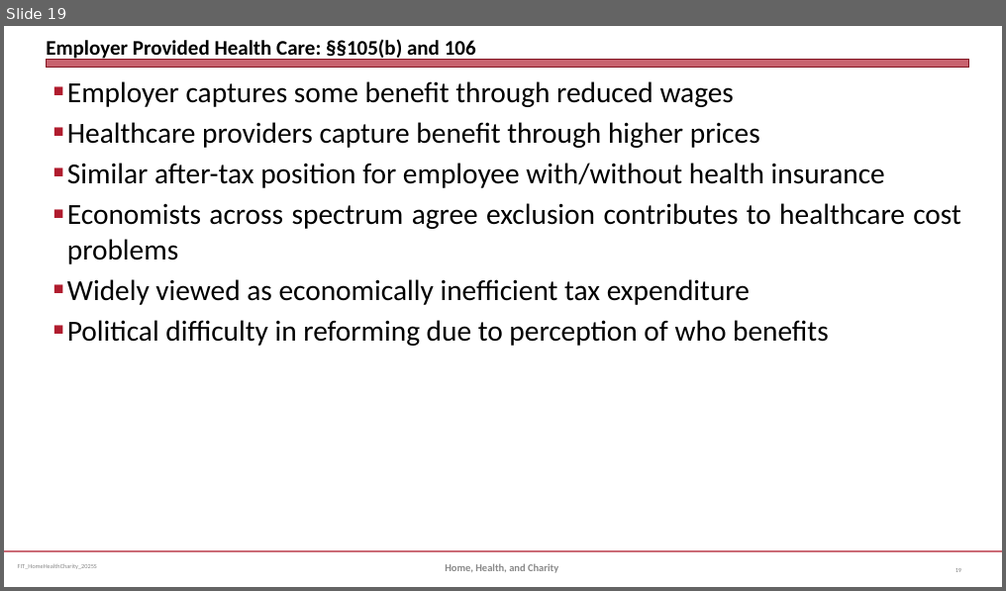
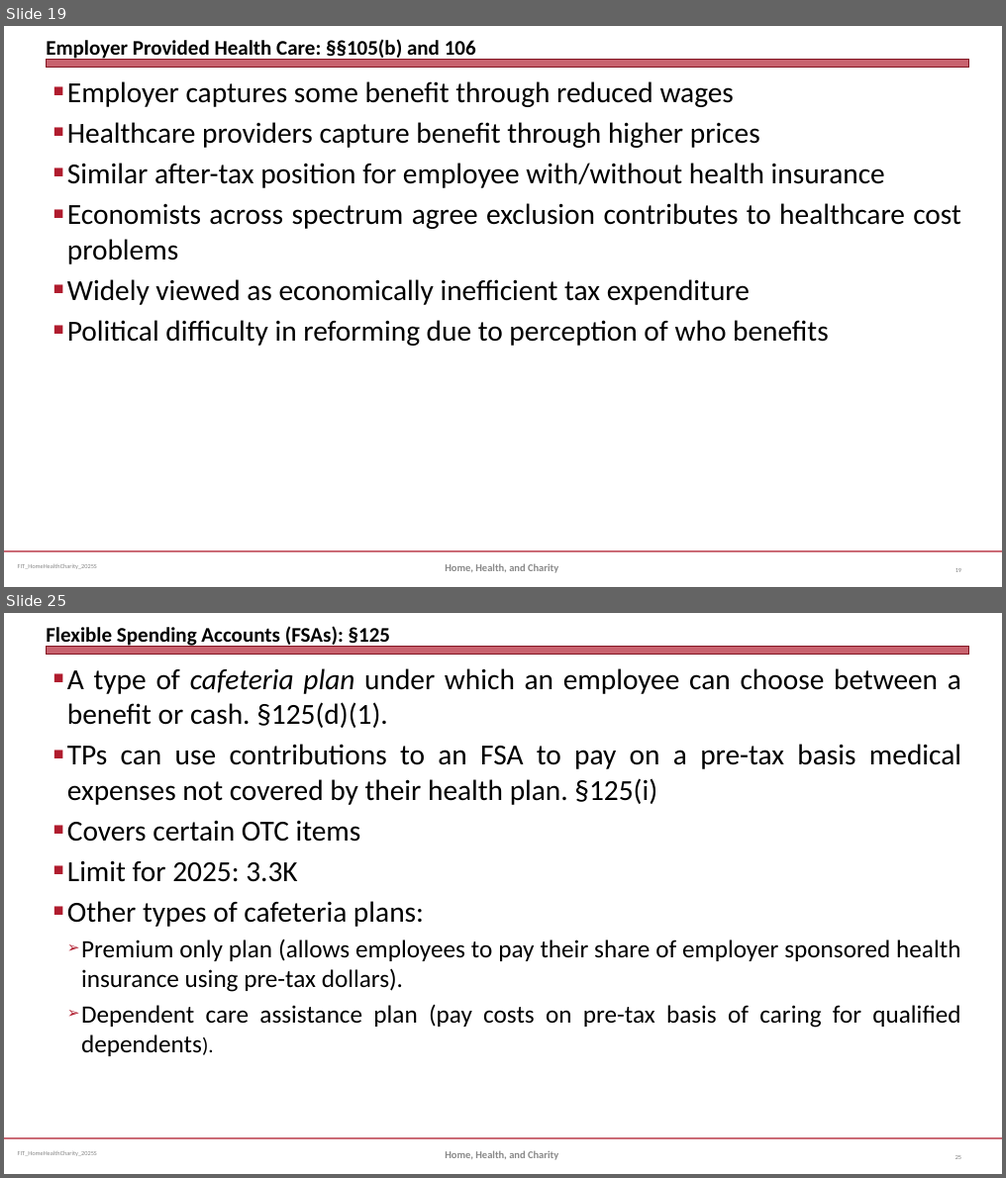
Before and after one commit to jmc877/Fed-Income-Tax, a slide deck: slides/FIT_HomeHealthCharity_2025S.pptx. Shown one above the other, each under a label of ours: slide 19 before the commit, slides 19 and 25 after it; the slides between them are not shown. The pictures are 1006x591 and 1006x1178 pixels, drawn with LibreOffice and Linux fonts; fonts in the diff are those of the drawing. Boxes give left, top, right and bottom in pixels: in the first picture for what was removed or moved away, otherwise in the second. Text is boxed around its words. In the diff, an @@ line names an element or a change of style, - is before the commit and + after.

```diff
--- a/slides/FIT_HomeHealthCharity_2025S.pptx
+++ b/slides/FIT_HomeHealthCharity_2025S.pptx
@@ slide 25 added at (4,613,1002,1174), background #FFFFFF; not listed: 3 template elements that a slide beside it also shows @@
@@ title added at (46,626,390,648), 20 pt, text #000000, bold @@
+Flexible Spending Accounts (FSAs): §125
@@ text added at (67,668,961,1057), 28 pt, text #000000 @@
+■ A type of cafeteria plan under which an employee can choose between a benefit or cash. §125(d)(1).
+■ TPs can use contributions to an FSA to pay on a pre-tax basis medical expenses not covered by their health plan. §125(i)
+■ Covers certain OTC items
+■ Limit for 2025: 3.3K
+■ Other types of cafeteria plans:
+  ➢ Premium only plan (allows employees to pay their share of employer sponsored health insurance using pre-tax dollars).
+  ➢ Dependent care assistance plan (pay costs on pre-tax basis of caring for qualified dependents).
@@ text added at (445,1151,558,1160), 10 pt, text #898989, bold @@
+Home, Health, and Charity
@@ page number added at (955,1156,961,1159), 6 pt, text #808080 @@
+25
```
Also in this commit, not shown: 1 slide changed, 4 other slides added, 1 other file.
